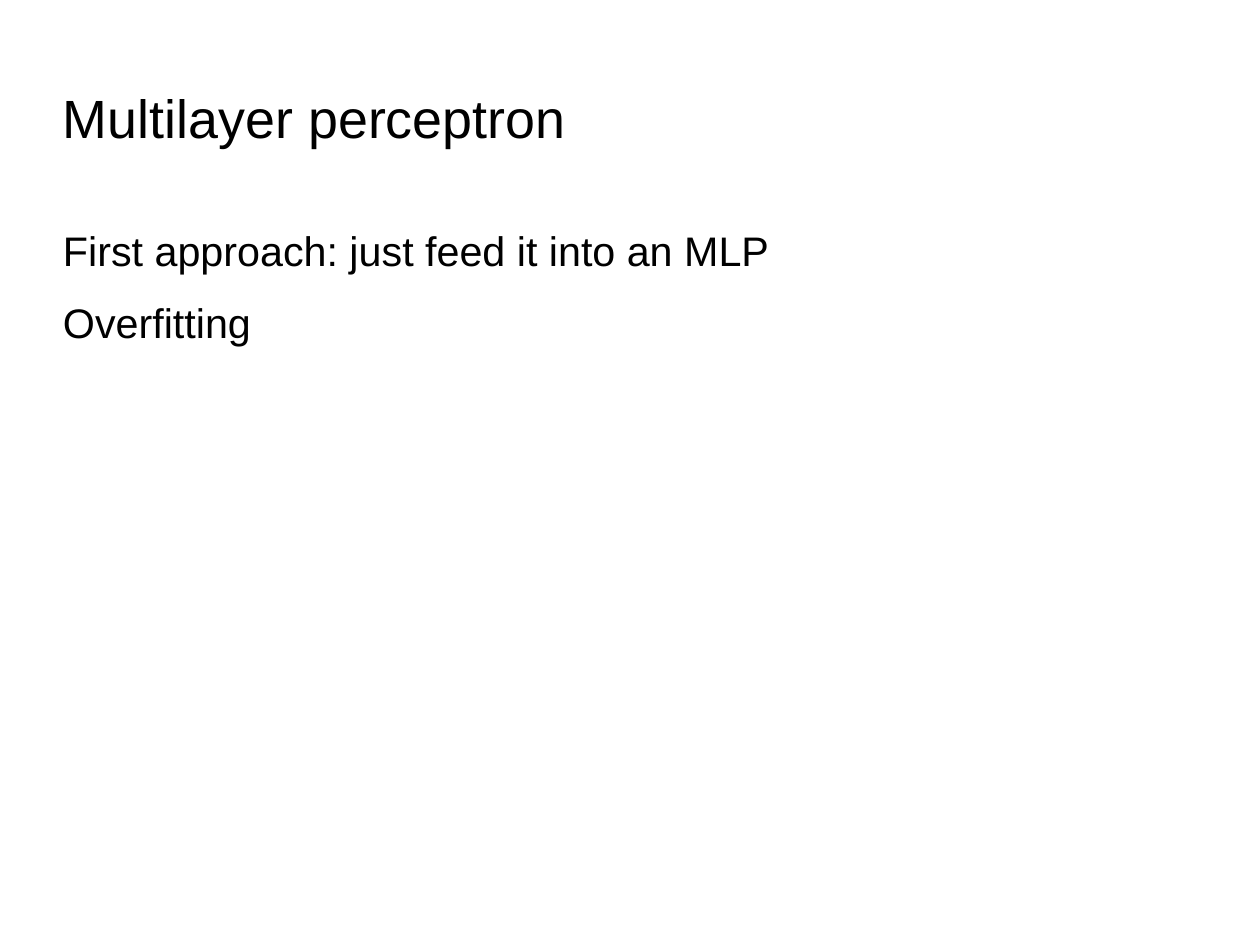
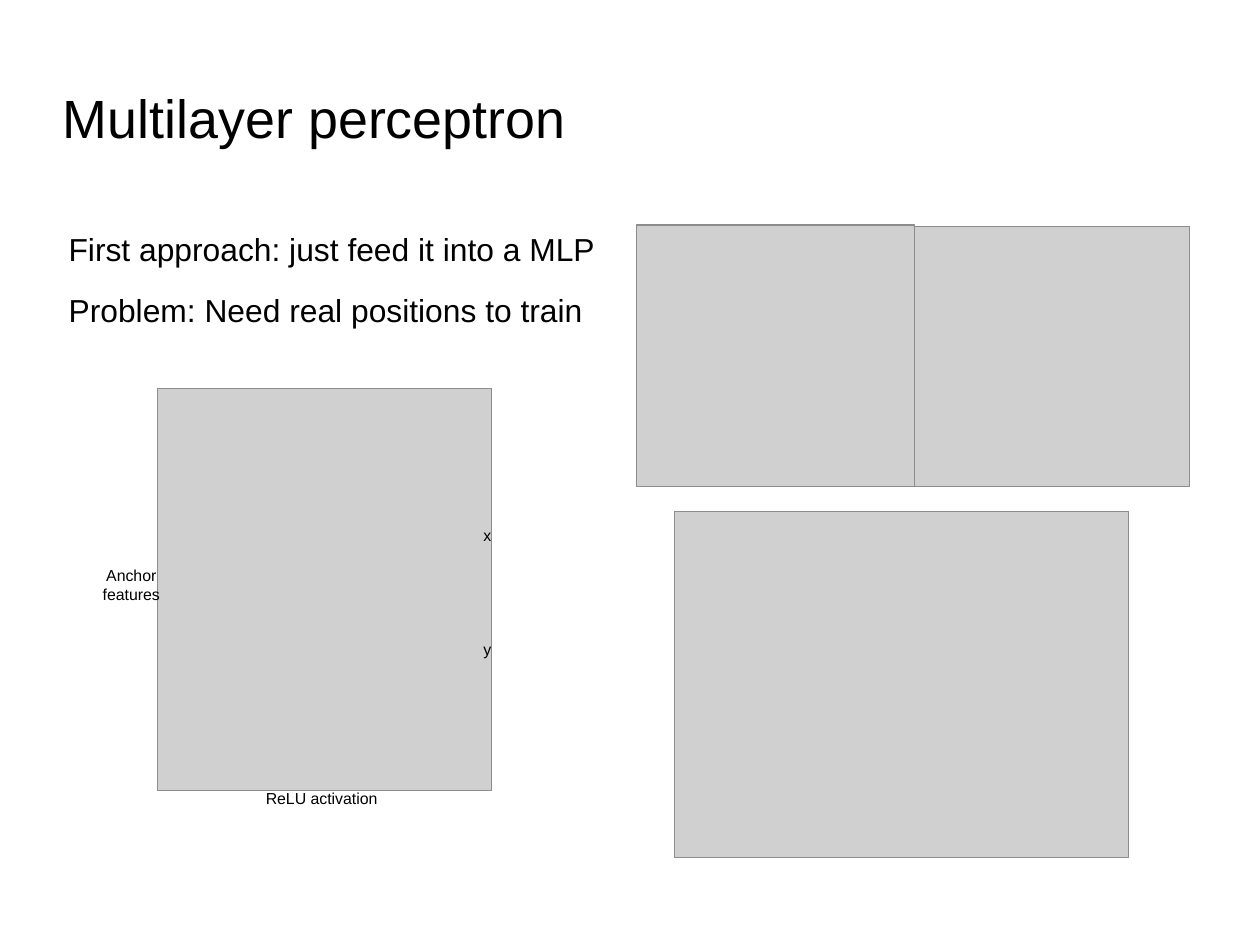
Before and after one commit to Painguin/Learning-based-multi-modal-indoor-localization, a slide deck: slide 5 of midterm_presentation.odp (slide 6 before the commit). Drawn at 1260x945 pixels with LibreOffice and Linux fonts; fonts in the diff are those of the drawing; grey boxes stand for pictures; background and template pictures are left out. Boxes give left, top, right and bottom in pixels: in the first picture for what was removed or moved away, otherwise in the second. Text is boxed around its words. In the diff, an @@ line names an element or a change of style, - is before the commit and + after.

```diff
--- a/midterm_presentation.odp
+++ b/midterm_presentation.odp
@@ text at box(69, 238, 594, 328): text changed; size 26 to 20 pt @@
-First approach: just feed it into an MLP
-Overfitting
+First approach: just feed it into a MLP
+Problem: Need real positions to train
@@ picture added at box(637, 225, 915, 487) @@
@@ picture added at box(915, 226, 1190, 486) @@
@@ picture added at box(158, 389, 492, 791) @@
@@ text added at box(483, 532, 491, 541), 10 pt, text #000000 @@
+x
@@ picture added at box(675, 511, 1129, 858) @@
@@ text added at box(103, 569, 160, 604), 10 pt, text #000000 @@
+Anchor
+features
@@ text added at box(483, 646, 491, 659), 10 pt, text #000000 @@
+y
@@ text added at box(266, 792, 378, 804), 10 pt, text #000000 @@
+ReLU activation
```
Also in this commit, not shown: 4 other slides changed, 7 slides added, 8 slides removed, 28 other files.
